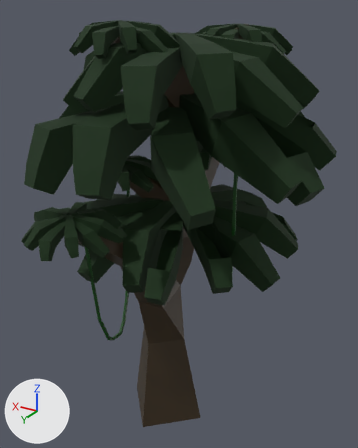
One commit to the FBX model Assets/Models/jungleTree1.fbx: the scene before it, then after it.
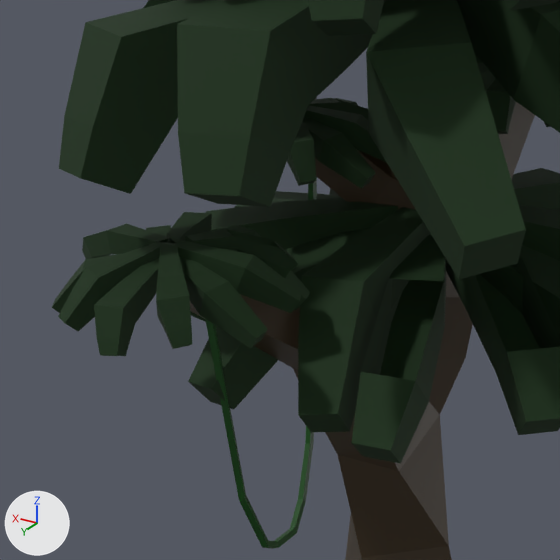
Old and new are each drawn whole from a camera (50 mm lens) standing at (-4.74, 6.86, 7.18) and looking at (-0.79, 0.28, 3.89) and again close up on the part from 0% to 64% of the width and 26% to 77% of the height. The axes (+X, +Y, +Z) are drawn at lower left. The lights are the same throughout.
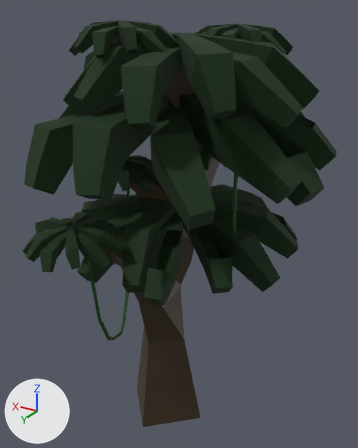
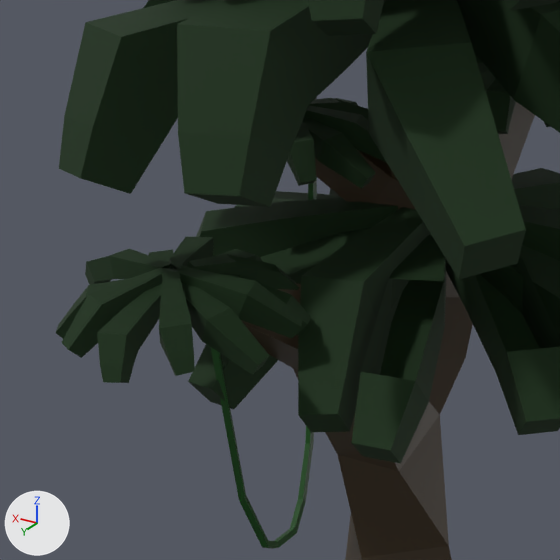
The change, as a diff of the scene's bpy script:
```diff
--- a/Assets/Models/jungleTree1.fbx.py
+++ b/Assets/Models/jungleTree1.fbx.py
@@ ob_cube_006 @@
 ob_cube_006 = bpy.data.objects.new('Cube.006', me_cube_009)
-ob_cube_006.location = (-0.102, 2.121, 4.372)
+ob_cube_006.location = (-0.102, 2.121, 4.21)
 ob_cube_006.rotation_euler = (0.0, 0.0, -0.536)  # degrees (0, 0, -31)
@@ ob_cube_005 @@
 ob_cube_005 = bpy.data.objects.new('Cube.005', me_cube_008)
-ob_cube_005.location = (-0.102, 2.121, 4.427)
+ob_cube_005.location = (-0.102, 2.121, 4.264)
```

Where the change shows, as pixel boxes [x1, y1, x2, y2] in the close-ups (560 x 560 px):
'Cube.005', moved: before [58, 212, 302, 349]; after [62, 237, 303, 376]
'Cube.006', moved: before [52, 225, 310, 356]; after [56, 249, 311, 383]
